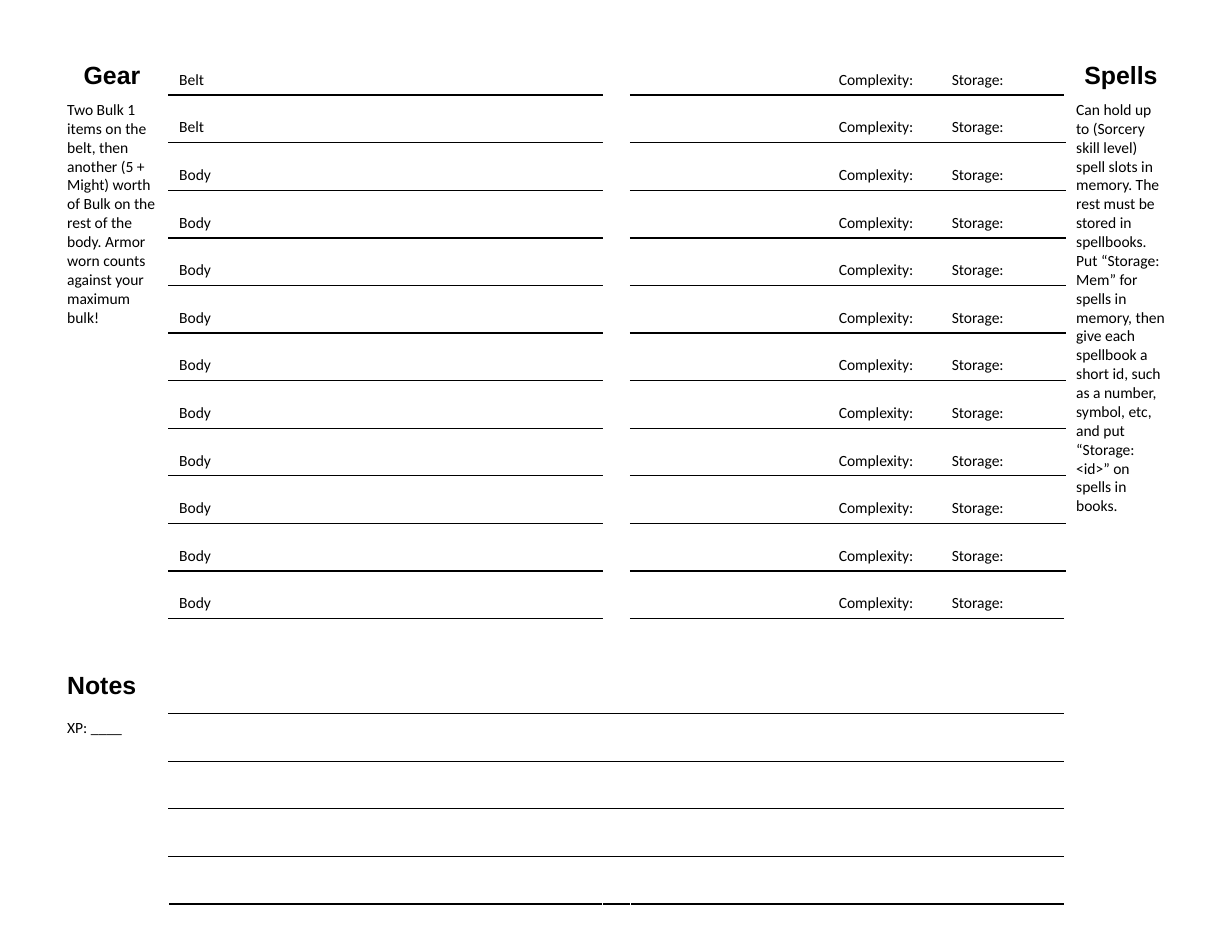
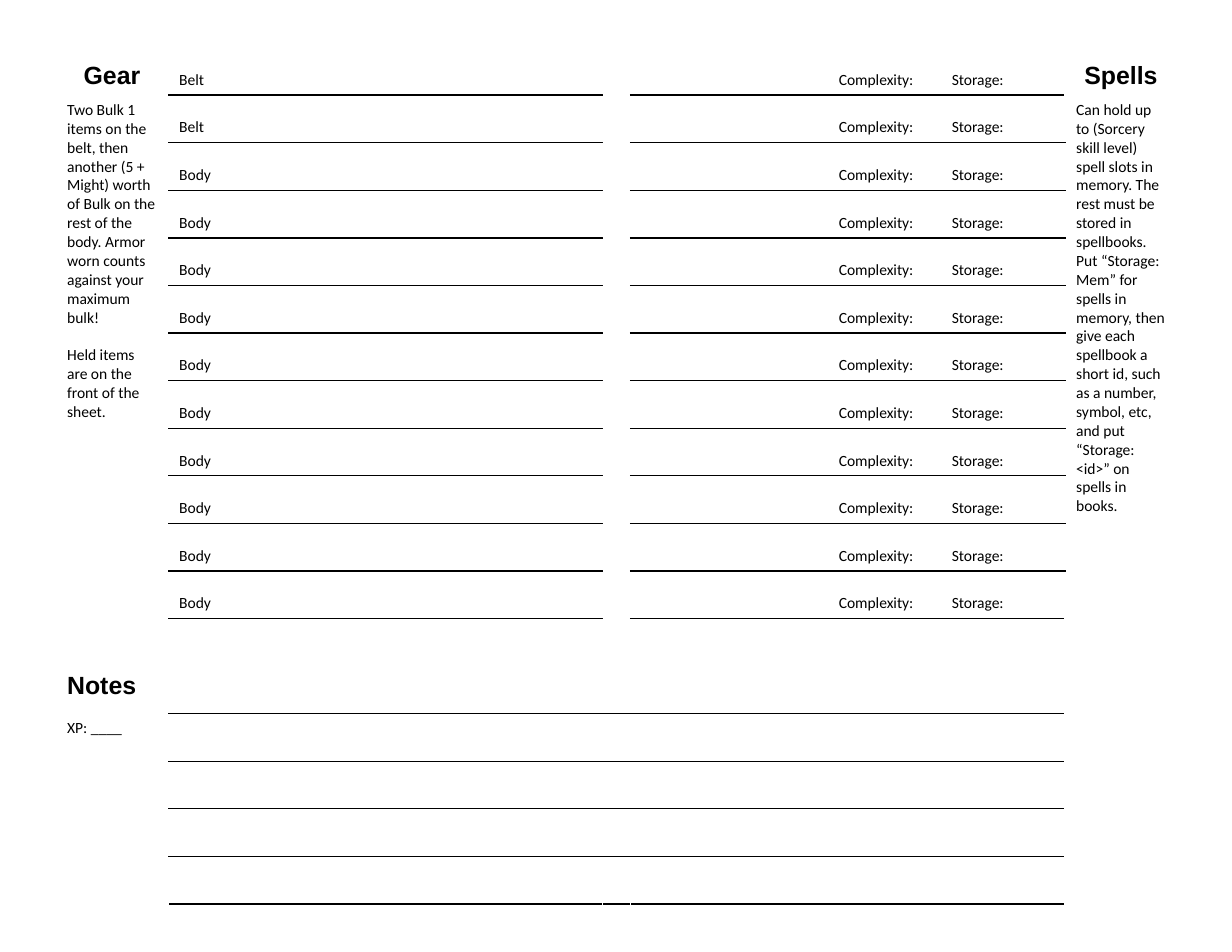
Before and after one commit to jewelpit/Ikaros, a slide deck: slide 2 of Ikaros CS.pptx. Drawn at 1232x952 pixels with LibreOffice and Linux fonts; fonts in the diff are those of the drawing. Boxes give left, top, right and bottom in pixels: in the first picture for what was removed or moved away, otherwise in the second. Text is boxed around its words. In the diff, an @@ line names an element or a change of style, - is before the commit and + after.

Commit message:
Held item rules are now explicit.

```diff
--- a/Ikaros CS.pptx
+++ b/Ikaros CS.pptx
@@ table at box(0, 0, 1232, 952) @@
-row 3, column 2: Two Bulk 1 items on the belt, then another (5 + Might) worth of Bulk on the rest of the body. Armor worn counts against your maximum bulk!
+row 3, column 2: Two Bulk 1 items on the belt, then another (5 + Might) worth of Bulk on the rest of the body. Armor worn counts against your maximum bulk! / Held items are on the front of the sheet.
```
Also in this commit, not shown: 1 other slide changed, 1 other file.
